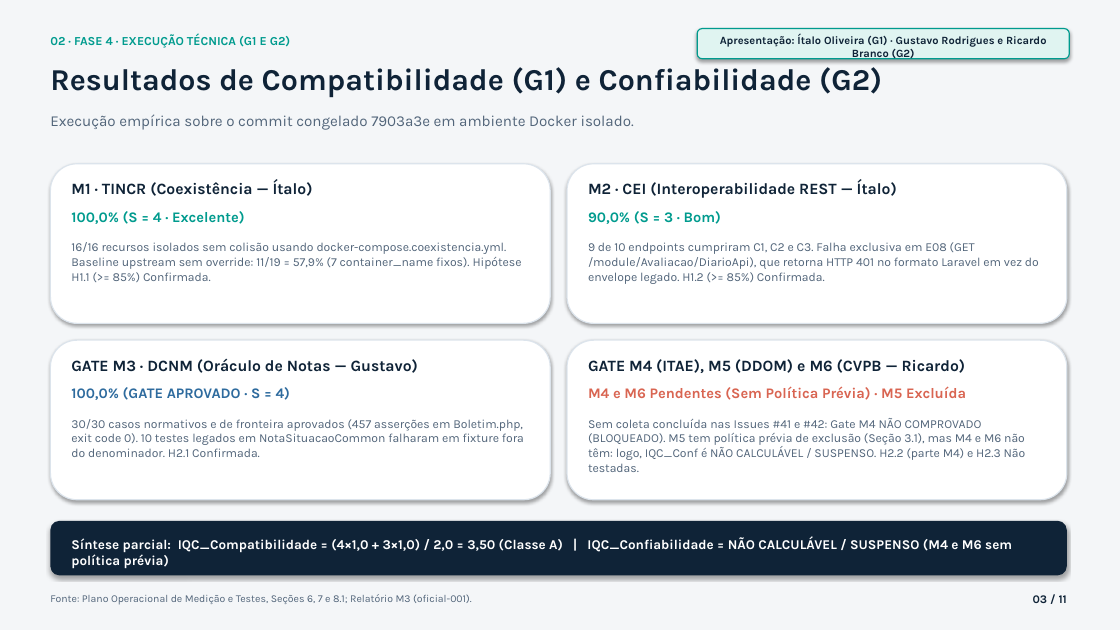
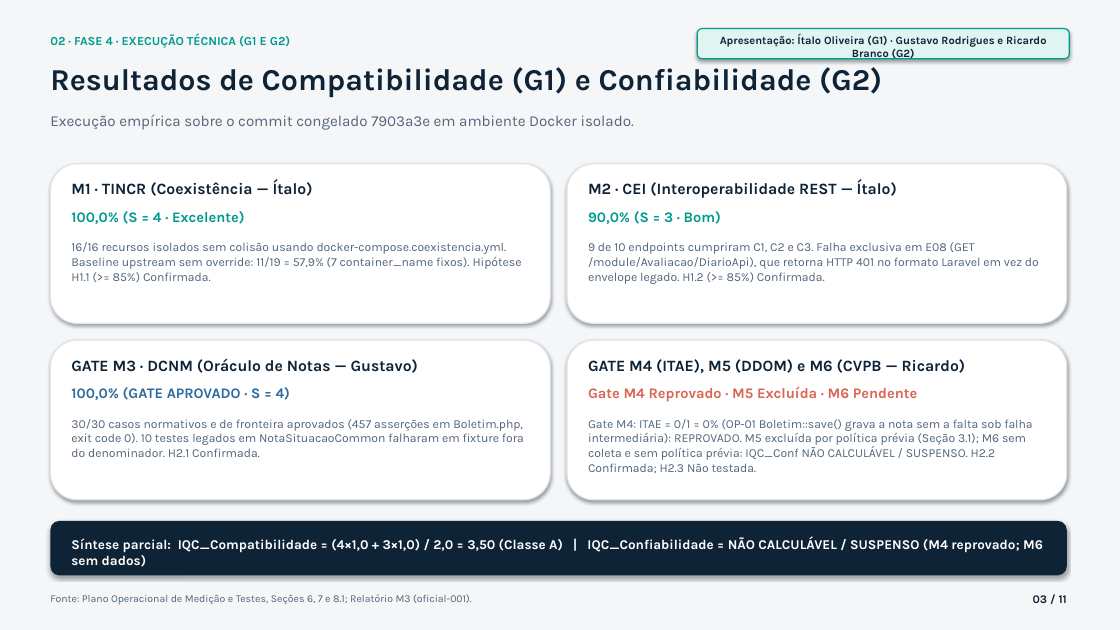
Before and after one commit to FCTE-Qualidade-de-Software-1/2026-2_T02_GRACE_HOPPER, a slide deck: slide 3 of docs/apresentacao_pc2.pptx. Drawn at 1120x630 pixels with LibreOffice and Linux fonts; fonts in the diff are those of the drawing. Boxes give left, top, right and bottom in pixels: in the first picture for what was removed or moved away, otherwise in the second. Text is boxed around its words. In the diff, an @@ line names an element or a change of style, - is before the commit and + after.

Commit message:
docs(fase4): reconciliar horas da E2 e atualizar slides do PC2 com o Gate M4 reprovado (#41)
- Totais da Entrega 2 passam para 60h / R$ 3.000,00 em 11 issues executadas
  (acumulado E1+E2: 132h / R$ 6.600,00) no README, gestão, horas-custos e registro.
- Slides do PC2: Gate M4 reprovado (ITAE = 0%), H2.2 confirmada (8/3/3),
  causa da Classe C, cenário de sensibilidade e orçamento atualizados; PDF regenerado.

```diff
--- a/docs/apresentacao_pc2.pptx
+++ b/docs/apresentacao_pc2.pptx
@@ text at <box>588,386,917,402</box>: text changed @@
-M4 e M6 Pendentes (Sem Política Prévia) · M5 Excluída
+Gate M4 Reprovado · M5 Excluída · M6 Pendente
@@ text at <box>588,419,1032,473</box>: text changed @@
-Sem coleta concluída nas Issues #41 e #42: Gate M4 NÃO COMPROVADO (BLOQUEADO). M5 tem política prévia de exclusão (Seção 3.1), mas M4 e M6 não têm: logo, IQC_Conf é NÃO CALCULÁVEL / SUSPENSO. H2.2 (parte M4) e H2.3 Não testadas.
+Gate M4: ITAE = 0/1 = 0% (OP-01 Boletim::save() grava a nota sem a falta sob falha intermediária): REPROVADO. M5 excluída por política prévia (Seção 3.1); M6 sem coleta e sem política prévia: IQC_Conf NÃO CALCULÁVEL / SUSPENSO. H2.2 Confirmada; H2.3 Não testada.
@@ text at <box>71,536,1043,567</box>: text changed @@
-Síntese parcial: IQC_Compatibilidade = (4×1,0 + 3×1,0) / 2,0 = 3,50 (Classe A) | IQC_Confiabilidade = NÃO CALCULÁVEL / SUSPENSO (M4 e M6 sem política prévia)
+Síntese parcial: IQC_Compatibilidade = (4×1,0 + 3×1,0) / 2,0 = 3,50 (Classe A) | IQC_Confiabilidade = NÃO CALCULÁVEL / SUSPENSO (M4 reprovado; M6 sem dados)
```
Also in this commit, not shown: 6 other slides changed, 5 other files.
